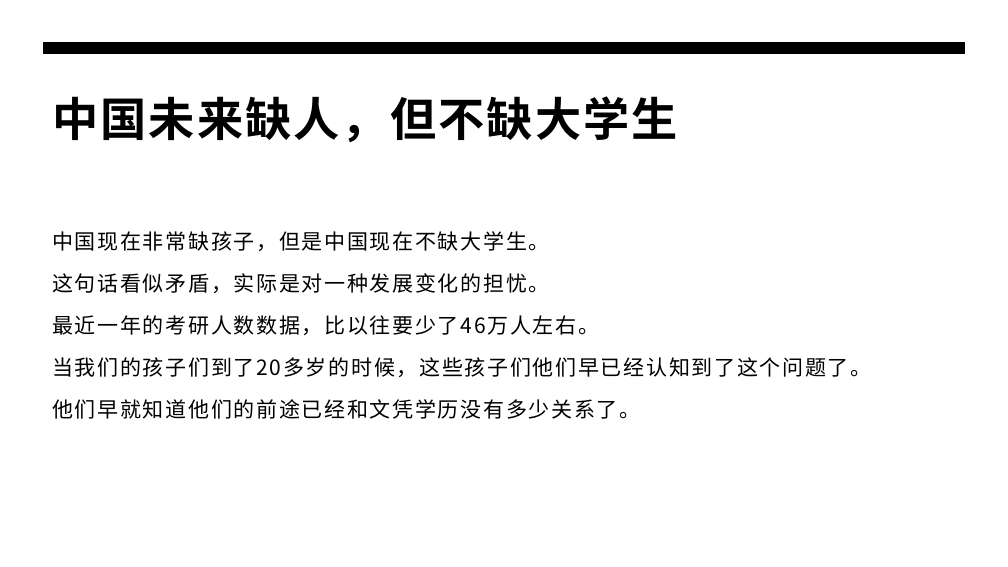
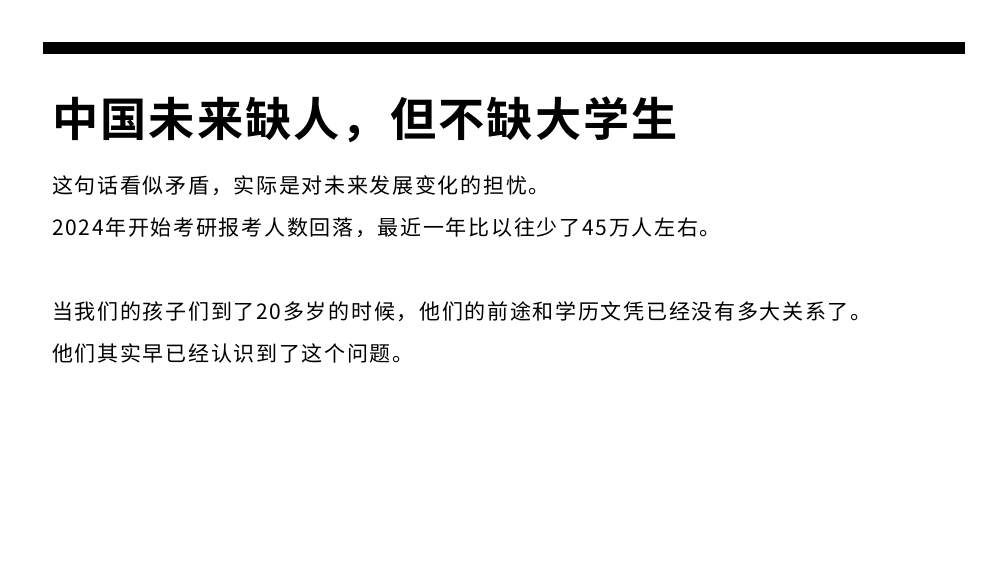
Before and after one commit to panxibei/writing, a slide deck: slide 6 of 44_心理学/24_浥尘伙伴社团原创：浥尘智慧家长课堂/AI时代高智慧家长私教课（第一季）/AI时代高智慧家长私教课（第一季）.pptx. Drawn at 1008x567 pixels with LibreOffice and Linux fonts; fonts in the diff are those of the drawing. Boxes give left, top, right and bottom in pixels: in the first picture for what was removed or moved away, otherwise in the second. Text is boxed around its words. In the diff, an @@ line names an element or a change of style, - is before the commit and + after.

```diff
--- a/44_心理学/24_浥尘伙伴社团原创：浥尘智慧家长课堂/AI时代高智慧家长私教课（第一季）/AI时代高智慧家长私教课（第一季）.pptx
+++ b/44_心理学/24_浥尘伙伴社团原创：浥尘智慧家长课堂/AI时代高智慧家长私教课（第一季）/AI时代高智慧家长私教课（第一季）.pptx
@@ text at [52, 175, 871, 363]: text changed @@
-中国现在非常缺孩子，但是中国现在不缺大学生。
-这句话看似矛盾，实际是对一种发展变化的担忧。
-最近一年的考研人数数据，比以往要少了46万人左右。
-当我们的孩子们到了20多岁的时候，这些孩子们他们早已经认知到了这个问题了。
-他们早就知道他们的前途已经和文凭学历没有多少关系了。
+这句话看似矛盾，实际是对未来发展变化的担忧。
+2024年开始考研报考人数回落，最近一年比以往少了45万人左右。
+当我们的孩子们到了20多岁的时候，他们的前途和学历文凭已经没有多大关系了。
+他们其实早已经认识到了这个问题。
```
Also in this commit, not shown: 29 other slides changed.
